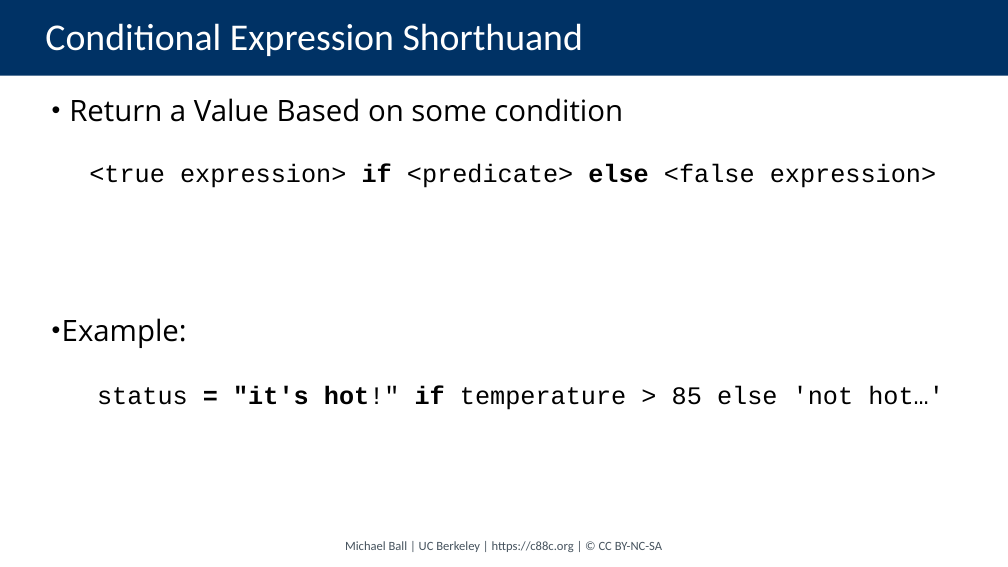
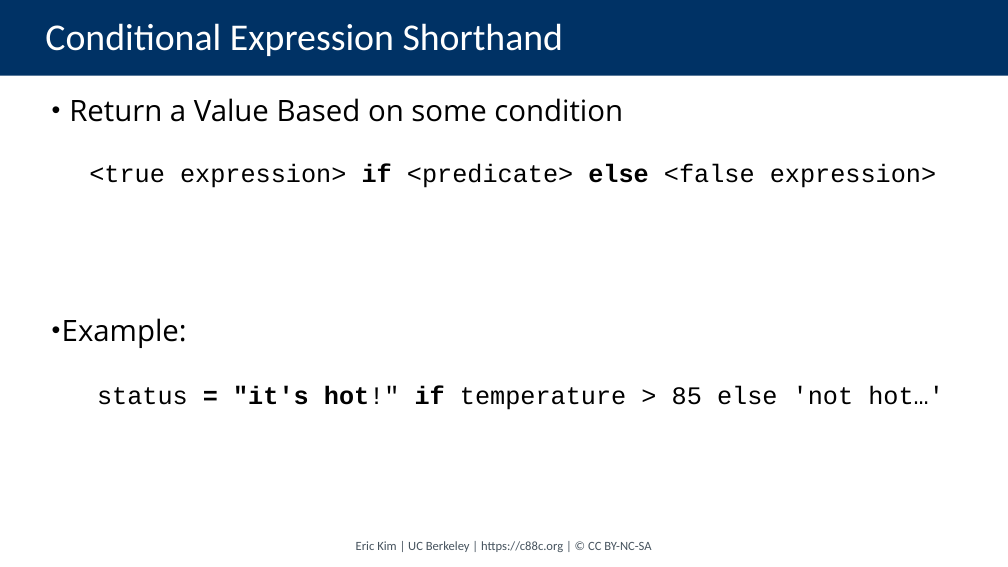
Before and after one commit to cs88-website/su24, a slide deck: slide 22 of assets/slides/su24/03-Loops.pptx (slide 19 before the commit). Drawn at 1008x567 pixels with LibreOffice and Linux fonts; fonts in the diff are those of the drawing. Boxes give left, top, right and bottom in pixels: in the first picture for what was removed or moved away, otherwise in the second. Text is boxed around its words. In the diff, an @@ line names an element or a change of style, - is before the commit and + after.

```diff
--- a/assets/slides/su24/03-Loops.pptx
+++ b/assets/slides/su24/03-Loops.pptx
@@ title at box(45, 23, 564, 56): text changed @@
-Conditional Expression Shorthuand
+Conditional Expression Shorthand
@@ text at box(356, 541, 651, 552): text changed @@
-Michael Ball | UC Berkeley | https://c88c.org | © CC BY-NC-SA
+Eric Kim | UC Berkeley | https://c88c.org | © CC BY-NC-SA
```
Also in this commit, not shown: 19 other slides changed, 5 slides added, 52 other files.
